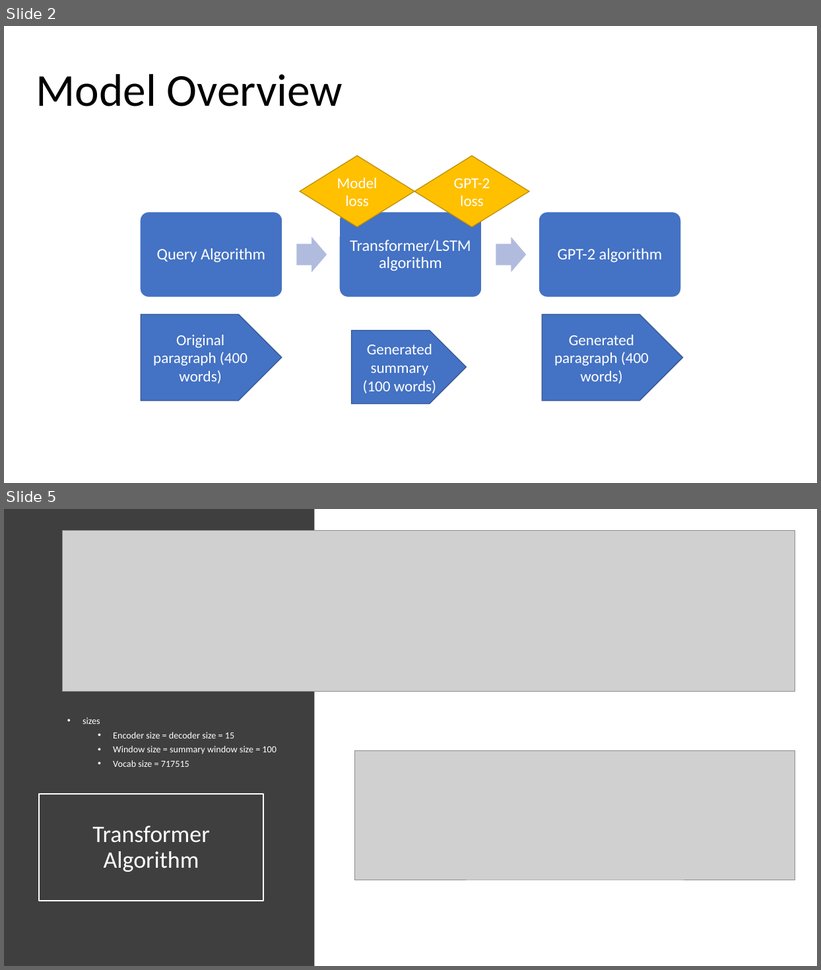
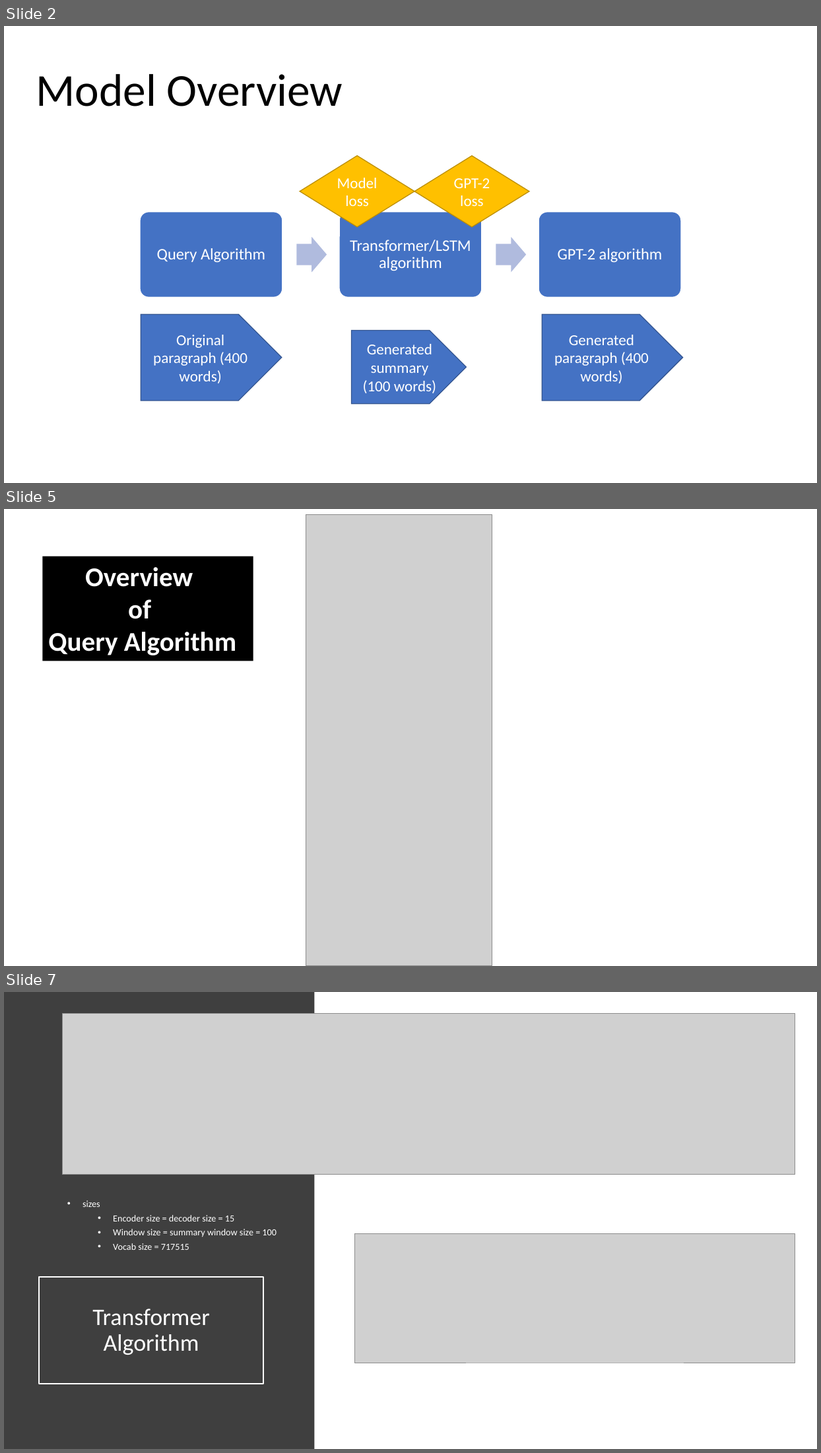
Before and after one commit to HomuraNagato/nerdy_nets, a slide deck: presentation/Nerdy Nets – GPT2.pptx. Shown one above the other, each under a label of ours: slides 2 and 5 before the commit, slides 2, 5 and 7 after it; the slides between them are not shown. The pictures are 821x970 and 821x1453 pixels, drawn with LibreOffice and Linux fonts; fonts in the diff are those of the drawing; grey boxes stand for pictures. Boxes give left, top, right and bottom in pixels: in the first picture for what was removed or moved away, otherwise in the second. Text is boxed around its words. In the diff, an @@ line names an element or a change of style, - is before the commit and + after.

```diff
--- a/presentation/Nerdy Nets – GPT2.pptx
+++ b/presentation/Nerdy Nets – GPT2.pptx
@@ slide 5 added at [4,509,817,966], background #FFFFFF @@
@@ picture added at [306,514,492,966] @@
@@ rectangle added at [42,557,253,661], fill #000000, 32 pt, text #FFFFFF, bold @@
+Overview
+of
+Query Algorithm
@@ what was slide 5 is now slide 7 @@
```
Also in this commit, not shown: 1 slide changed, 2 other slides added, 1 slide removed.
